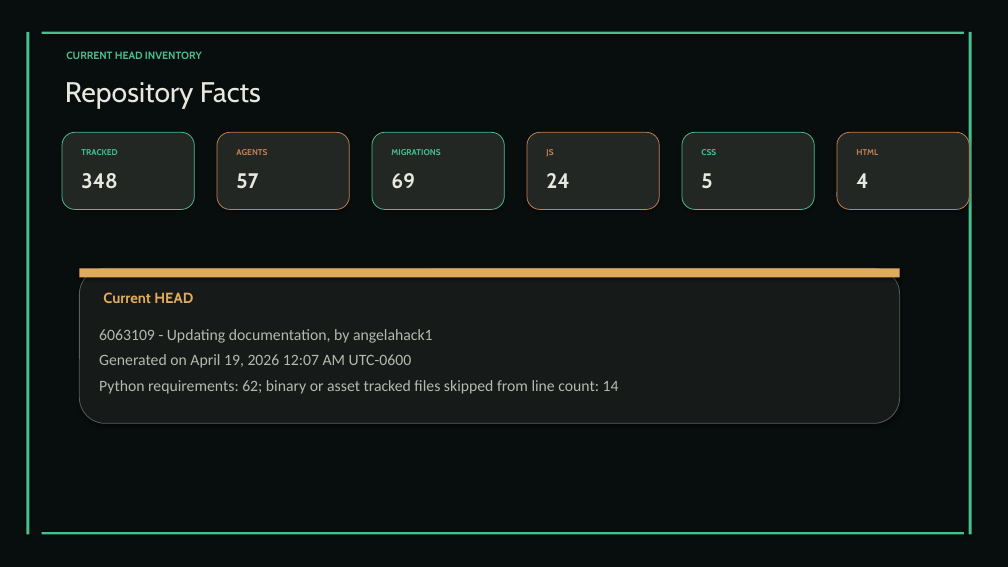
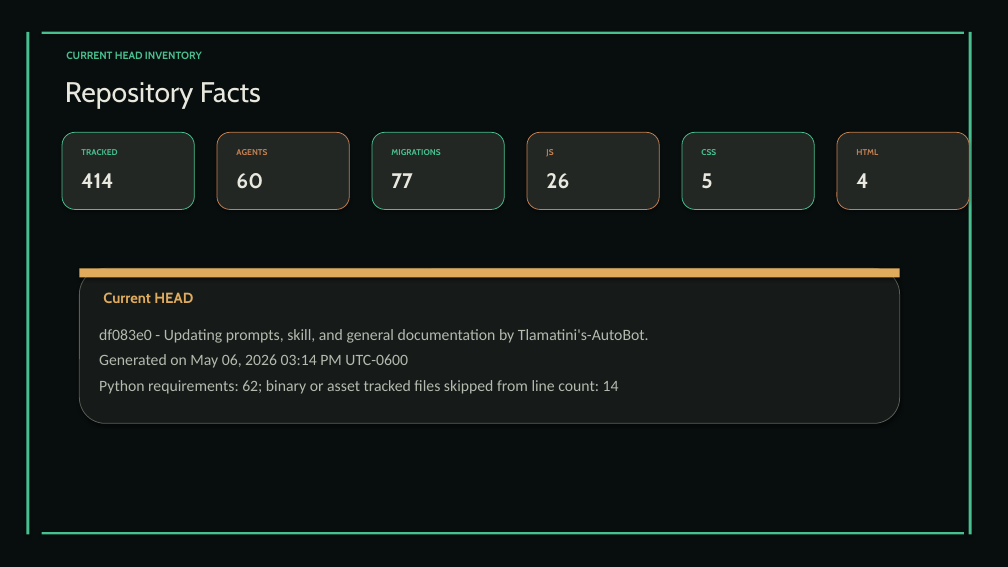
Before and after one commit to XAIHT/Tlamatini, a slide deck: slide 21 of Tlamatini_eXtended_Artificial_Intelligence_Humanly_Tempered.pptx (slide 13 before the commit). Drawn at 1008x567 pixels with LibreOffice and Linux fonts; fonts in the diff are those of the drawing. Boxes give left, top, right and bottom in pixels: in the first picture for what was removed or moved away, otherwise in the second. Text is boxed around its words. In the diff, an @@ line names an element or a change of style, - is before the commit and + after.

Commit message:
Updating doc generation asset, and documentation, by Tlamatini's-AutoBot.

```diff
--- a/Tlamatini_eXtended_Artificial_Intelligence_Humanly_Tempered.pptx
+++ b/Tlamatini_eXtended_Artificial_Intelligence_Humanly_Tempered.pptx
@@ text at (x1=81, y1=173, x2=113, y2=188): text changed @@
-348
+414
@@ text at (x1=236, y1=173, x2=263, y2=189): text changed @@
-57
+60
@@ text at (x1=391, y1=173, x2=412, y2=188): text changed @@
-69
+77
@@ text at (x1=546, y1=173, x2=569, y2=189): text changed @@
-24
+26
@@ text at (x1=99, y1=329, x2=649, y2=368): text changed @@
-6063109 - Updating documentation, by angelahack1
-Generated on April 19, 2026 12:07 AM UTC-0600
+df083e0 - Updating prompts, skill, and general documentation by Tlamatini's-AutoBot.
+Generated on May 06, 2026 03:14 PM UTC-0600
```
Also in this commit, not shown: 19 other slides changed, 15 slides added, 1 slide removed, 2 other files.
